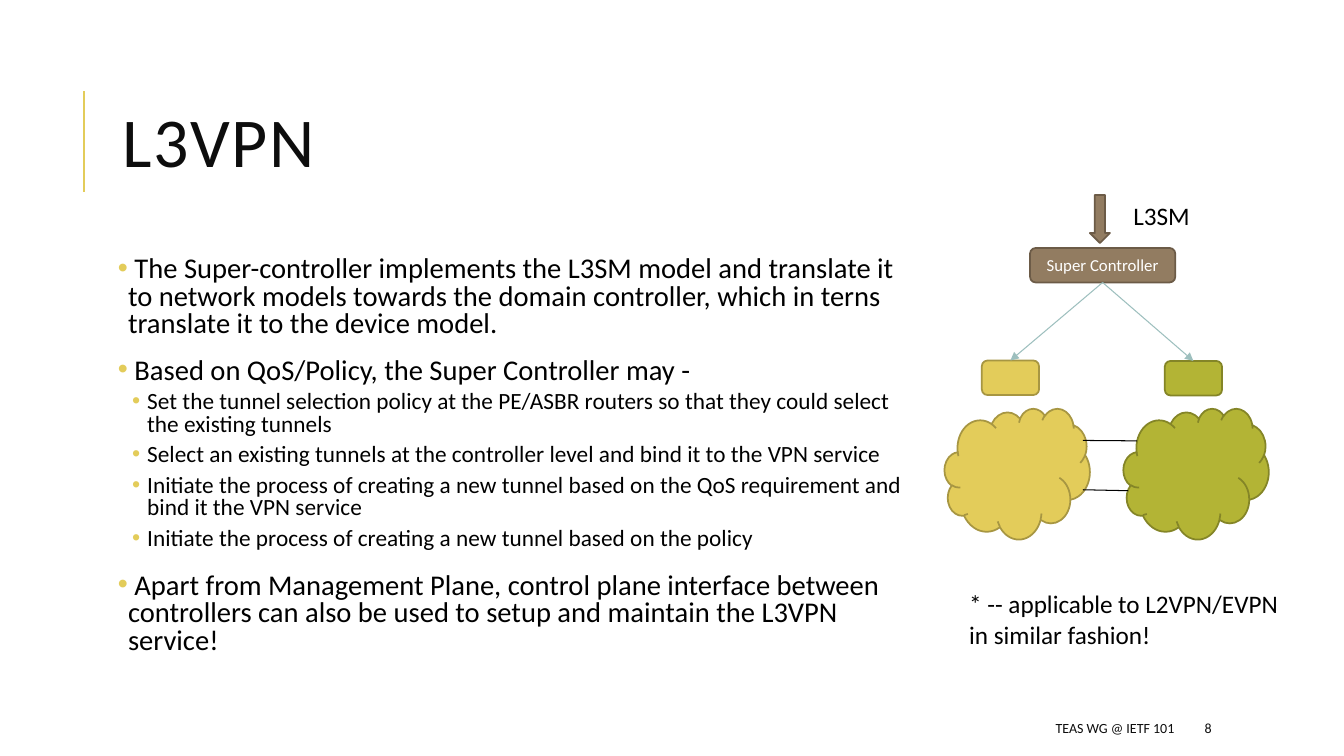
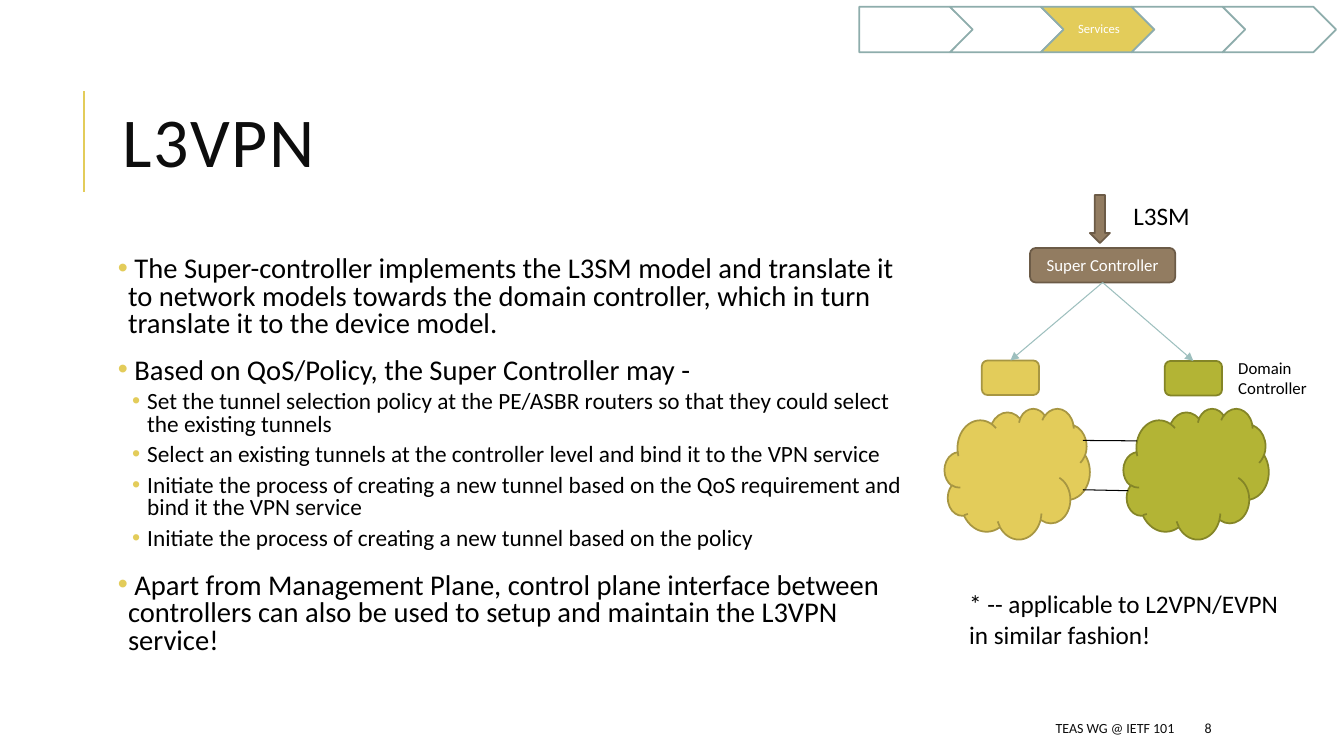
Before and after one commit to dhruvdhody-huawei/101, a slide deck: slide 8 of draft-li-teas-hierarchy-ip-controllers.pptx. Drawn at 1344x756 pixels with LibreOffice and Linux fonts; fonts in the diff are those of the drawing. Boxes give left, top, right and bottom in pixels: in the first picture for what was removed or moved away, otherwise in the second. Text is boxed around its words. In the diff, an @@ line names an element or a change of style, - is before the commit and + after.

```diff
--- a/draft-li-teas-hierarchy-ip-controllers.pptx
+++ b/draft-li-teas-hierarchy-ip-controllers.pptx
@@ group added at (x1=859, y1=7, x2=1337, y2=52): 4 chevrons, 1 pentagon arrow, 1 text @@
+Services
@@ text at (x1=128, y1=258, x2=893, y2=334): text changed @@
-• The Super-controller implements the L3SM model and translate it to network models towards the domain controller, which in terns translate it to the device model.
+• The Super-controller implements the L3SM model and translate it to network models towards the domain controller, which in turn translate it to the device model.
@@ text added at (x1=1238, y1=362, x2=1306, y2=394), 12 pt, text #000000 @@
+Domain
+Controller
```
Also in this commit, not shown: 9 other slides changed, 1 slide added, 1 other file.
